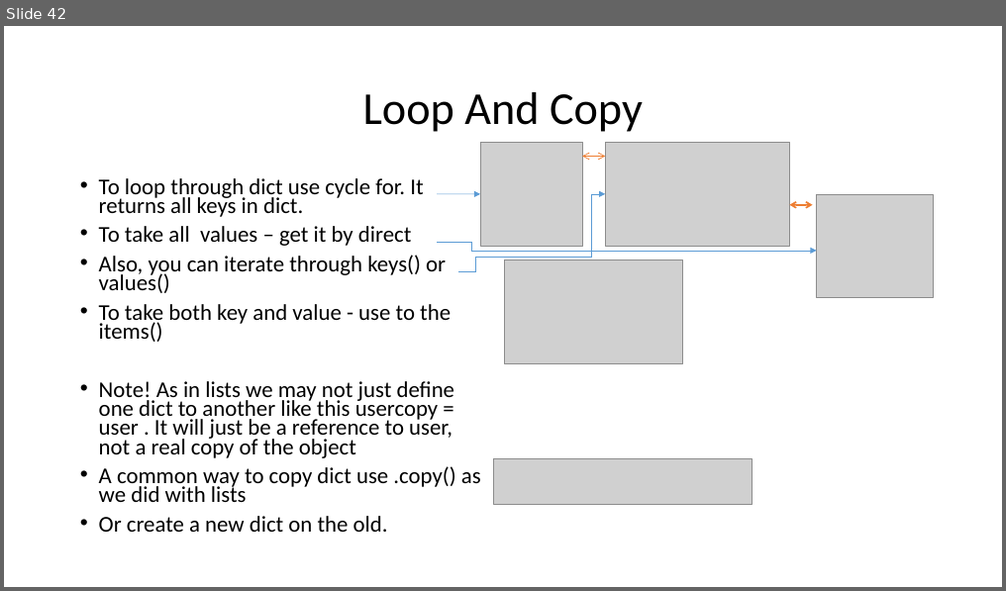
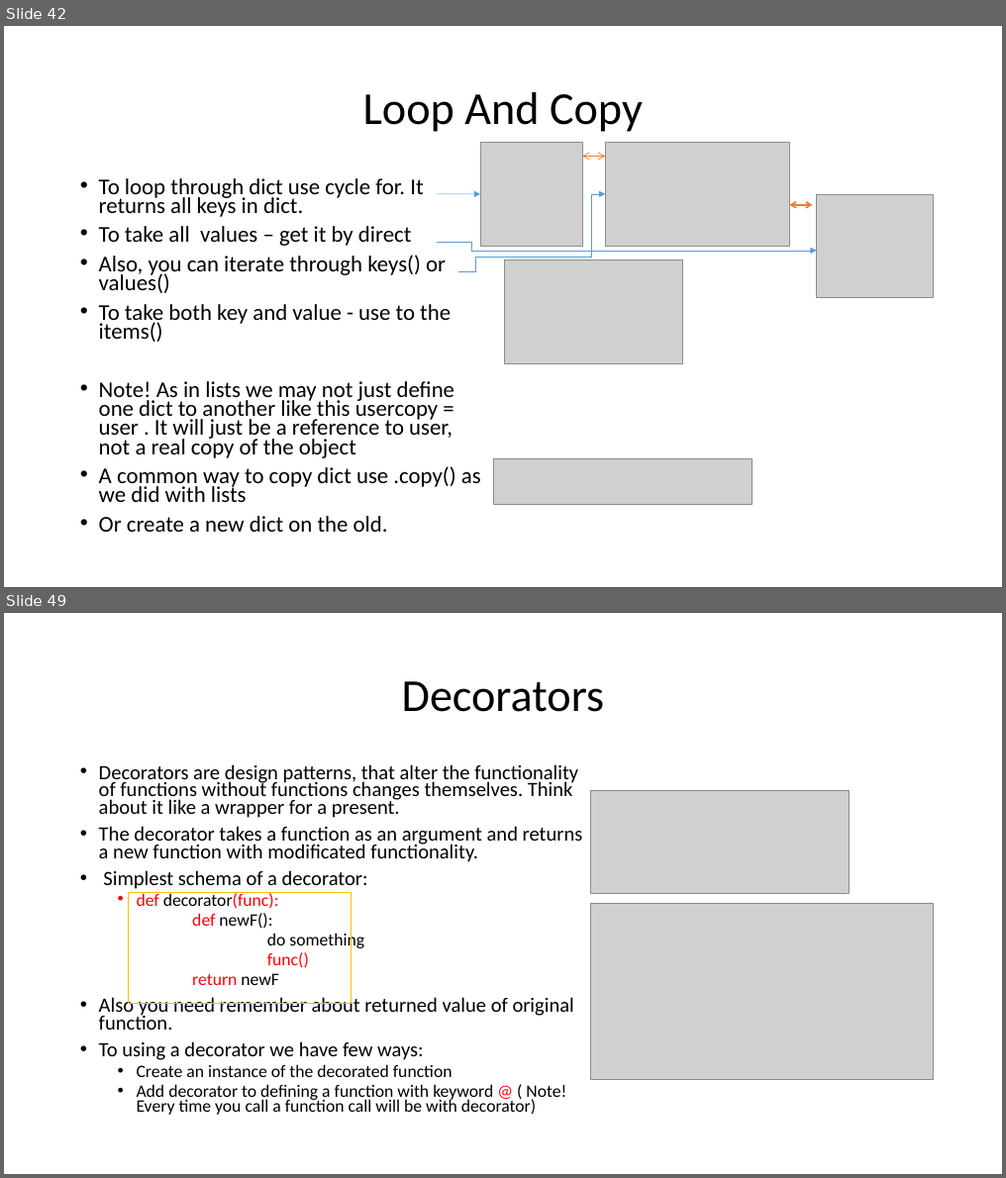
Before and after one commit to WonderLuc/brother-bootcamp, a slide deck: python 101/python_101.pptx. Shown one above the other, each under a label of ours: slide 42 before the commit, slides 42 and 49 after it; the slides between them are not shown. The pictures are 1006x591 and 1006x1178 pixels, drawn with LibreOffice and Linux fonts; fonts in the diff are those of the drawing; grey boxes stand for pictures; background and template pictures are left out. Boxes give left, top, right and bottom in pixels: in the first picture for what was removed or moved away, otherwise in the second. Text is boxed around its words. In the diff, an @@ line names an element or a change of style, - is before the commit and + after.

Commit message:
feat: add functions block

```diff
--- a/python 101/python_101.pptx
+++ b/python 101/python_101.pptx
@@ slide 49 added at bbox=[4, 613, 1002, 1174], background picture (left out) @@
@@ title added at bbox=[402, 681, 605, 712], 44 pt, text #000000 @@
+Decorators
@@ text added at bbox=[99, 764, 583, 1115], 19.6 pt, text #000000 @@
+• Decorators are design patterns, that alter the functionality of functions without functions changes themselves. Think about it like a wrapper for a present.
+• The decorator takes a function as an argument and returns a new function with modificated functionality.
+• Simplest schema of a decorator:
+  • def decorator(func):
+  def newF():
+  do something
+  func()
+  return newF
+• Also you need remember about returned value of original function.
+• To using a decorator we have few ways:
+  • Create an instance of the decorated function
+  • Add decorator to defining a function with keyword @ ( Note! Every time you call a function call will be with decorator)
@@ picture added at bbox=[591, 790, 849, 894] @@
@@ rectangle added at bbox=[129, 893, 351, 1004], outline #FFC000 1 pt @@
@@ picture added at bbox=[591, 903, 934, 1079] @@
```
Also in this commit, not shown: 8 slides changed, 3 other slides added, 5 other files.
